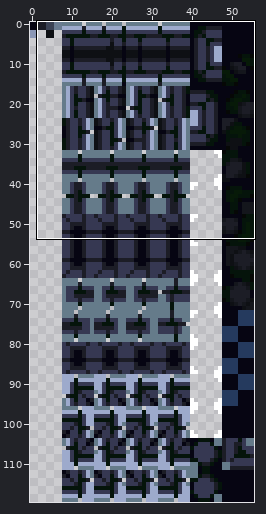
Sprite sheet -- sprites/spr_jungle_foreground_tileset_4/edfb4a30-14fc-408e-8716-15761f76d7bc.png. The first picture is a wide view before the edit; the outline marks the close-up.
Close-up. As it was:
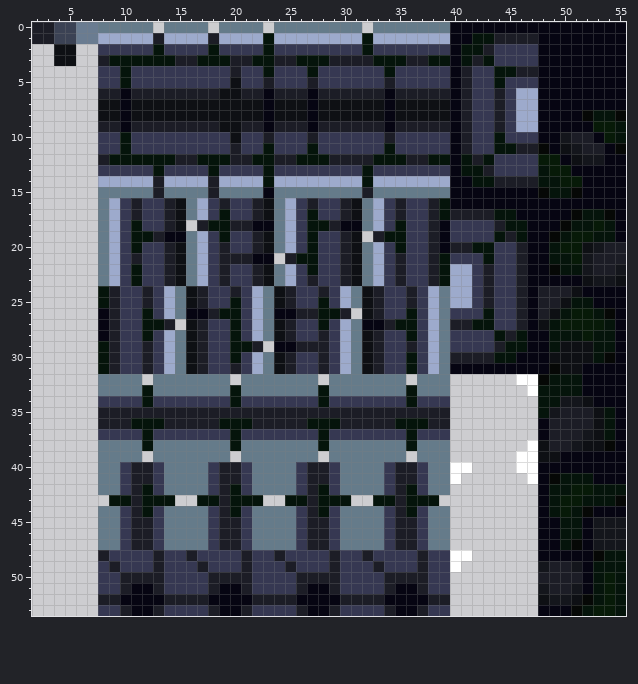
The file is 56x120 pixels. Colours within 5 levels of each other are drawn and written as one. Shown: x 2..55, y 0..53. The commit also changed other parts of the picture, which this record leaves out.
The same view after the edit:
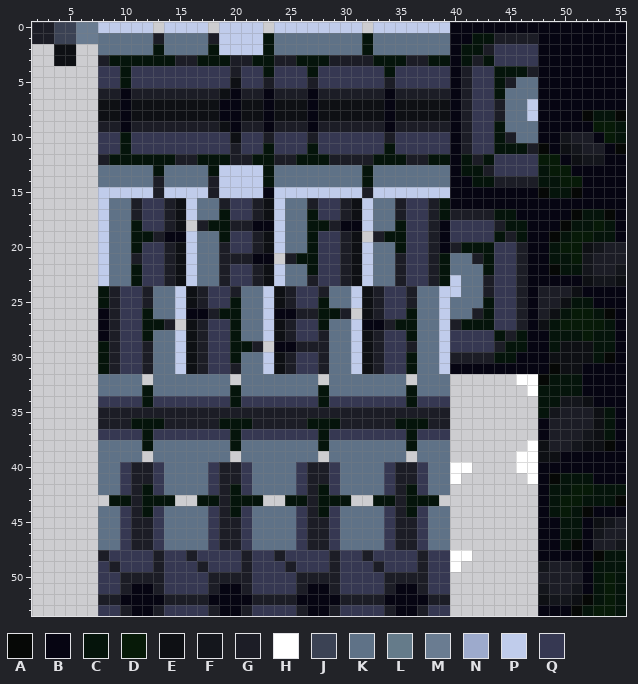
Palette (. is transparent): A #060806  B #060512  C #05140b  D #071a08  E #0e1014  F #14161c  G #1c1d26  H #ffffff  J #3b4254  K #5f7287  L #657b8a  M #6a7c91  N #9daacc  P #c0cceb  Q #363852
The exact change:
The edit turns colour E into colour B in row 6 at x 20; in rows 7 to 8 at x 19 to 20; in row 9 at x 20.
The edit turns colour G into colour C in row 4 at x 46; in row 6 at x 44; in row 9 at x 44; in row 11 at x 46; in row 20 at x 41; in row 22 at x 43.
The edit turns colour G into colour C in row 25 at x 43; in row 27 at x 41.
The edit turns colour F into colour E in row 45 at x 53.
The edit turns colour F into colour G in row 45 at x 55; in row 46 at x 54 to 55; in row 47 at x 53 to 54.
The edit turns colour Q into colour G in row 5 at x 45; in row 10 at x 45; in row 21 at x 42; in row 26 at x 42.
The edit turns colour L into colour K in rows 32 to 33 at x 8 to 11, 13 to 19, 21 to 27, 29 to 35 and 37 to 39; in rows 38 to 39 at x 8 to 11, 13 to 19, 21 to 27, 29 to 35 and 37 to 39; in rows 40 to 42 at x 8 to 9, 14 to 17, 22 to 25, 30 to 33 and 38 to 39; in rows 44 to 47 at x 8 to 9, 14 to 17, 22 to 25, 30 to 33 and 38 to 39.
The edit turns colour N into colour K in row 1 at x 8 to 12, 14 to 17, 24 to 31 and 33 to 39; in row 6 at x 46 to 47; in rows 7 to 8 at x 46; in row 9 at x 46 to 47; in row 14 at x 8 to 12, 14 to 17, 24 to 31 and 33 to 39; in rows 16 to 17 at x 9, 17, 25 and 33.
The edit turns colour N into colour K in row 18 at x 9, 25 and 33; in row 19 at x 9, 17 and 25; in row 20 at x 9, 17, 25 and 33; in row 21 at x 9, 17 and 33; in row 22 at x 9, 17, 25, 33 and 40 to 41; in row 23 at x 9, 17, 25, 33 and 41.
The edit turns colour N into colour K in row 24 at x 14, 22, 30, 38 and 41; in row 25 at x 14, 22, 30, 38 and 40 to 41; in row 26 at x 14, 22 and 38; in row 27 at x 22, 30 and 38; in row 28 at x 14, 22, 30 and 38; in row 29 at x 14, 30 and 38.
The edit turns colour N into colour K in rows 30 to 31 at x 14, 22, 30 and 38.
The edit turns colour Q into colour K in row 2 at x 8 to 12, 14 to 17, 24 to 31 and 33 to 39; in row 5 at x 46 to 47; in rows 6 to 9 at x 45; in row 10 at x 46 to 47; in row 13 at x 8 to 12, 14 to 17, 24 to 31 and 33 to 39; in rows 16 to 17 at x 10, 18, 26 and 34.
The edit turns colour Q into colour K in row 18 at x 10, 26 and 34; in row 19 at x 10, 18 and 26; in row 20 at x 10, 18, 26 and 34; in row 21 at x 10, 18, 34 and 40 to 41; in rows 22 to 23 at x 10, 18, 26, 34 and 42; in rows 24 to 25 at x 13, 21, 29, 37 and 42.
The edit turns colour Q into colour K in row 26 at x 13, 21, 37 and 40 to 41; in row 27 at x 21, 29 and 37; in row 28 at x 13, 21, 29 and 37; in row 29 at x 13, 29 and 37; in rows 30 to 31 at x 13, 21, 29 and 37.
The edit turns colour L into colour P in row 0 at x 8 to 12, 14 to 17, 19 to 22, 24 to 31 and 33 to 39; in row 15 at x 8 to 12, 14 to 17, 19 to 22, 24 to 31 and 33 to 39; in rows 16 to 17 at x 8, 16, 24 and 32; in row 18 at x 8, 24 and 32; in row 19 at x 8, 16 and 24; in row 20 at x 8, 16, 24 and 32.
The edit turns colour L into colour P in row 21 at x 8, 16 and 32; in rows 22 to 23 at x 8, 16, 24 and 32; in rows 24 to 25 at x 15, 23, 31 and 39; in row 26 at x 15, 23 and 39; in row 27 at x 23, 31 and 39; in row 28 at x 15, 23, 31 and 39.
The edit turns colour L into colour P in row 29 at x 15, 31 and 39; in rows 30 to 31 at x 15, 23, 31 and 39.
The edit turns colour N into colour P in row 1 at x 19 to 22; in rows 7 to 8 at x 47; in row 14 at x 19 to 22; in rows 23 to 24 at x 40.
The edit turns colour Q into colour P in row 2 at x 19 to 22; in row 13 at x 19 to 22.
